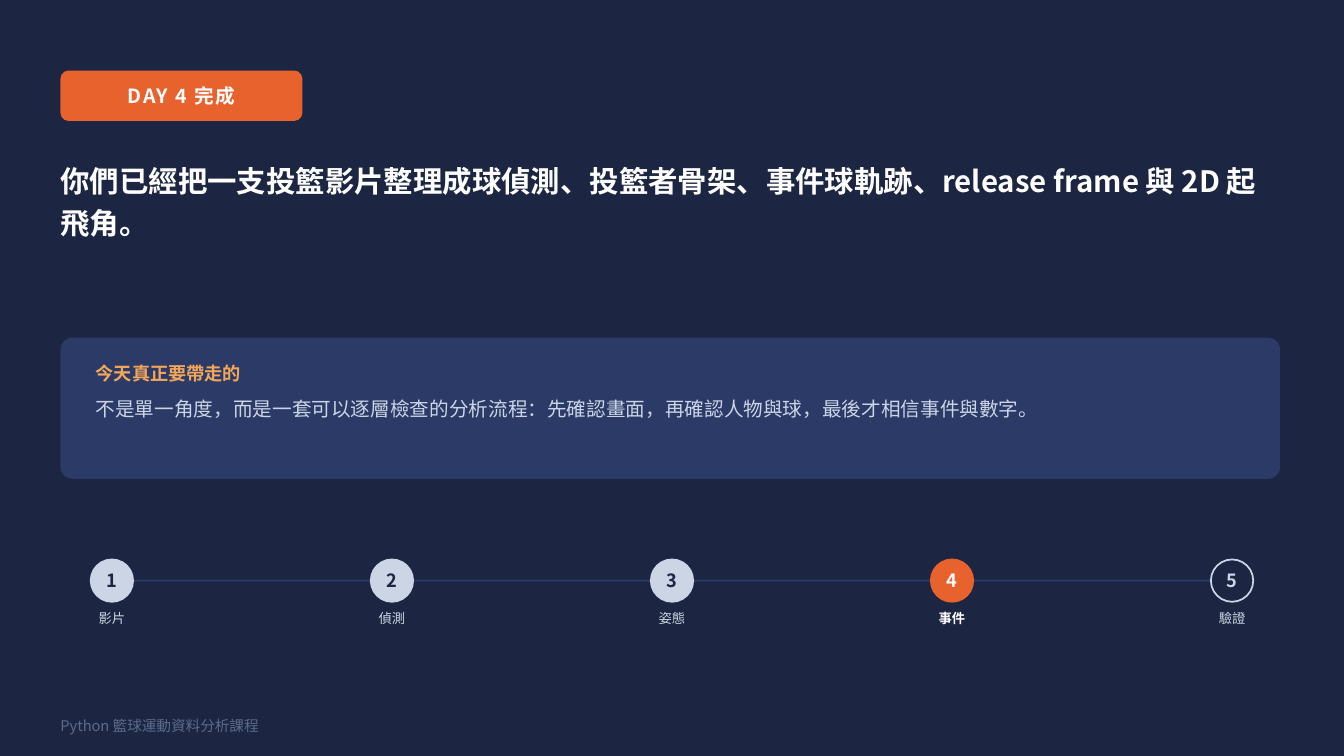
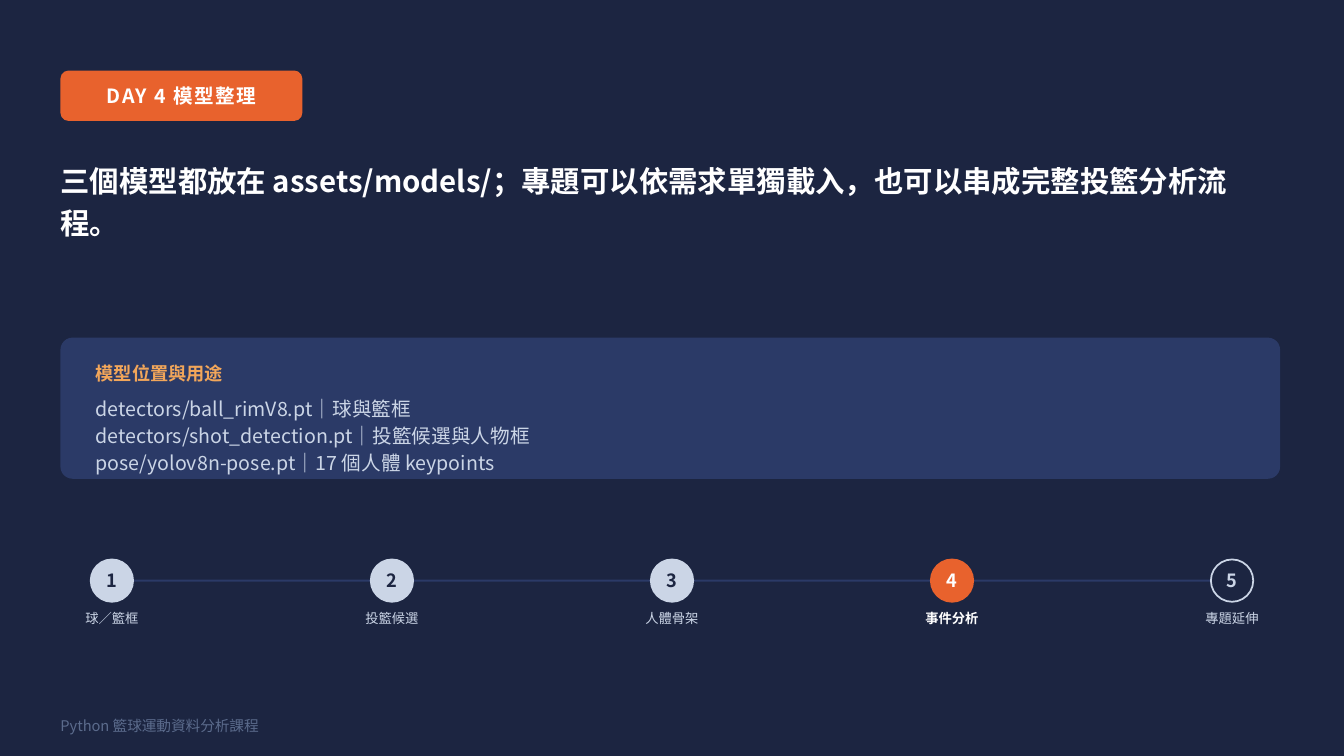
Before and after one commit to henry753951/basketball-hackathon-course, a slide deck: slide 18 of slides/day4_slides.pptx. Drawn at 1344x756 pixels with LibreOffice and Linux fonts; fonts in the diff are those of the drawing. Boxes give left, top, right and bottom in pixels: in the first picture for what was removed or moved away, otherwise in the second. Text is boxed around its words. In the diff, an @@ line names an element or a change of style, - is before the commit and + after.

Commit message:
docs: clarify Day 4 runtime and model reuse

```diff
--- a/slides/day4_slides.pptx
+++ b/slides/day4_slides.pptx
@@ text at [107, 86, 256, 105]: text changed @@
-DAY 4 完成
+DAY 4 模型整理
@@ text at [60, 167, 1227, 237]: text changed @@
-你們已經把一支投籃影片整理成球偵測、投籃者骨架、事件球軌跡、release frame 與 2D 起飛角。
+三個模型都放在 assets/models/；專題可以依需求單獨載入，也可以串成完整投籃分析流程。
@@ text at [96, 364, 223, 382]: text changed @@
-今天真正要帶走的
+模型位置與用途
@@ text at [96, 399, 530, 475]: text changed @@
-不是單一角度，而是一套可以逐層檢查的分析流程：先確認畫面，再確認人物與球，最後才相信事件與數字。
+detectors/ball_rimV8.pt｜球與籃框
+detectors/shot_detection.pt｜投籃候選與人物框
+pose/yolov8n-pose.pt｜17 個人體 keypoints
@@ text at [85, 612, 138, 624]: text changed @@
-影片
+球／籃框
@@ text at [365, 612, 418, 624]: text changed @@
-偵測
+投籃候選
@@ text at [645, 612, 698, 624]: text changed @@
-姿態
+人體骨架
@@ text at [925, 611, 978, 625]: text changed @@
-事件
+事件分析
@@ text at [1205, 612, 1258, 624]: text changed @@
-驗證
+專題延伸
```
Also in this commit, not shown: 1 other slide changed, 4 other files.
